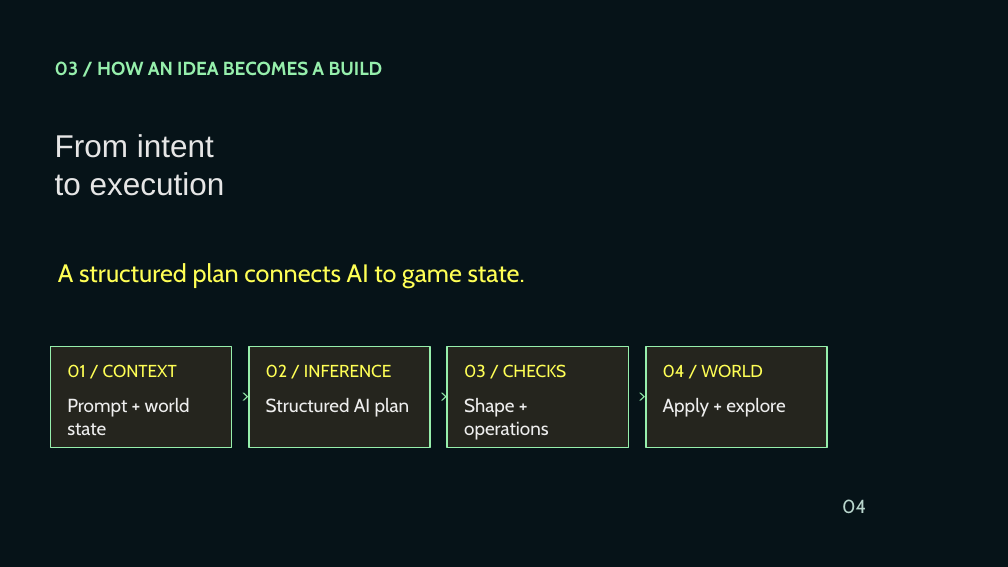
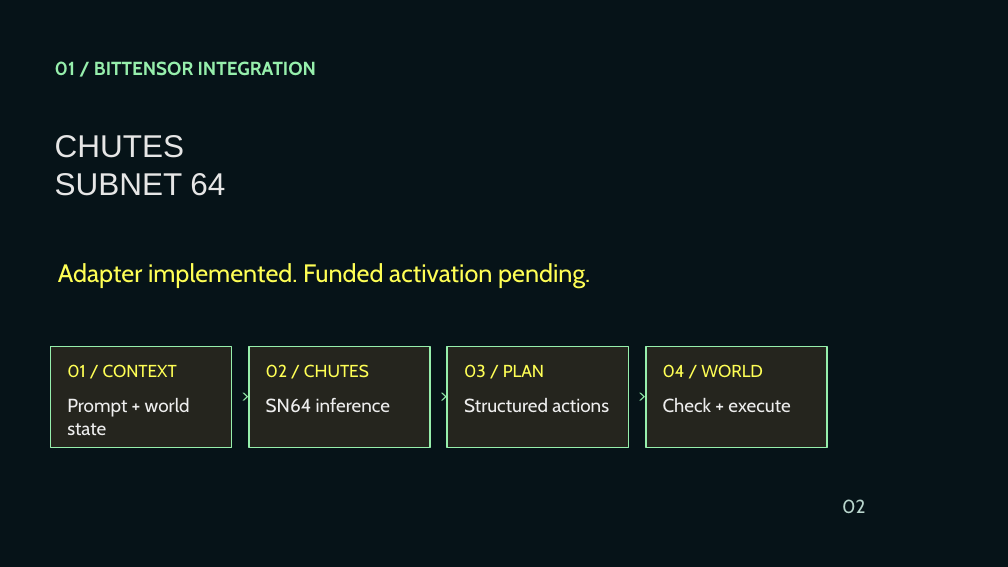
Before and after one commit to Nakshatra05/tensorcraft-bittensor, a slide deck: slide 2 of presentation/TensorCraft-Bittensor-Pitch.pptx (slide 4 before the commit). Drawn at 1008x567 pixels with LibreOffice and Linux fonts; fonts in the diff are those of the drawing; background and template pictures are left out. Boxes give left, top, right and bottom in pixels: in the first picture for what was removed or moved away, otherwise in the second. Text is boxed around its words. In the diff, an @@ line names an element or a change of style, - is before the commit and + after.

Commit message:
Condense Bittensor pitch to five slides

```diff
--- a/presentation/TensorCraft-Bittensor-Pitch.pptx
+++ b/presentation/TensorCraft-Bittensor-Pitch.pptx
@@ text at <box>55,61,316,76</box>: text changed @@
-03 / HOW AN IDEA BECOMES A BUILD
+01 / BITTENSOR INTEGRATION
@@ text at <box>55,135,225,196</box>: text changed @@
-From intent
-to execution
+CHUTES
+SUBNET 64
@@ text at <box>58,263,590,288</box>: text changed @@
-A structured plan connects AI to game state.
+Adapter implemented. Funded activation pending.
@@ text at <box>266,364,369,378</box>: text changed @@
-02 / INFERENCE
+02 / CHUTES
@@ text at <box>464,364,544,378</box>: text changed @@
-03 / CHECKS
+03 / PLAN
@@ text at <box>266,398,390,413</box>: text changed @@
-Structured AI plan
+SN64 inference
@@ text at <box>464,398,609,413</box>: text changed @@
-Shape + operations
+Structured actions
@@ text at <box>663,398,790,412</box>: text changed @@
-Apply + explore
+Check + execute
@@ text at <box>842,499,865,513</box>: text changed @@
-04
+02
```
Also in this commit, not shown: 3 other slides changed, 1 slide added, 8 slides removed.
